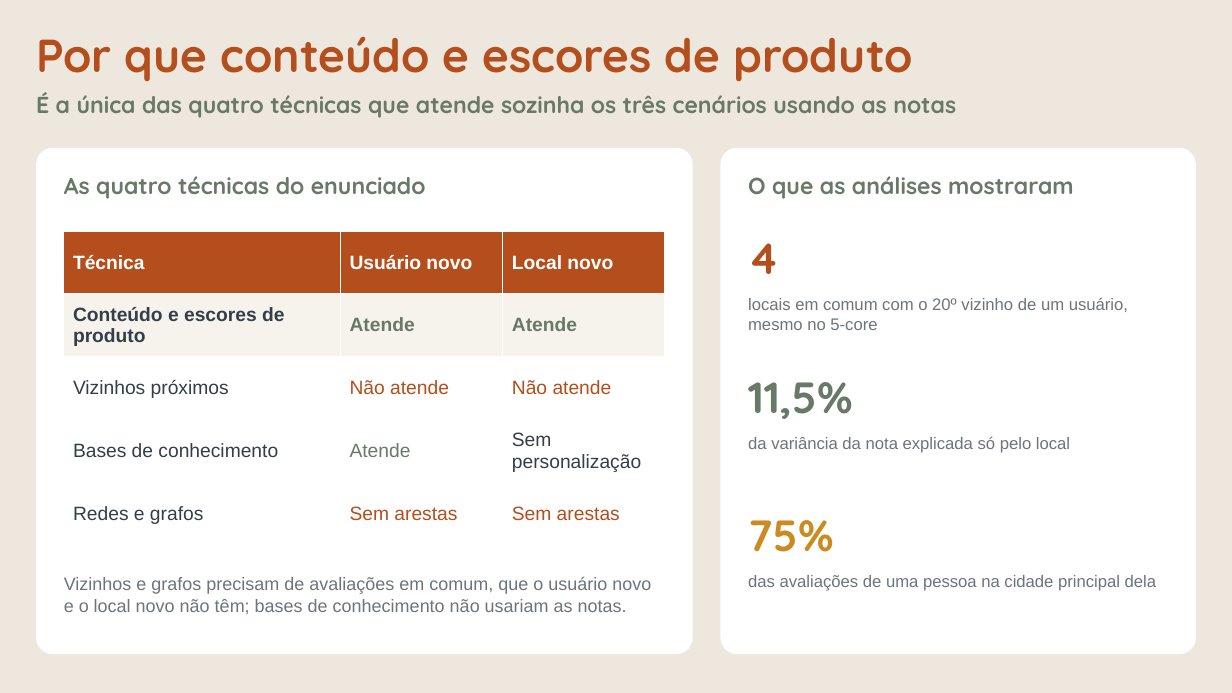
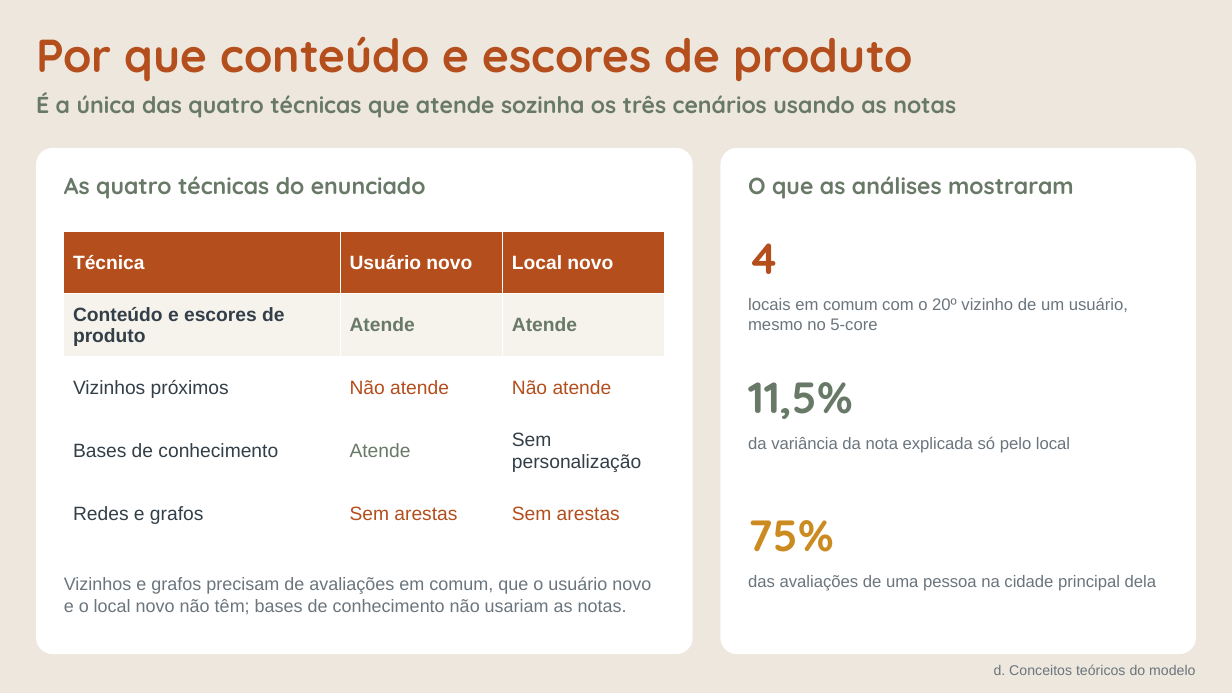
Before and after one commit to Chelughini/sistema-recomendacao-t1, a slide deck: slide 7 of apresentacao/T1_Sistema_Recomendacao.pptx (slide 6 before the commit). Drawn at 1232x693 pixels with LibreOffice and Linux fonts; fonts in the diff are those of the drawing. Boxes give left, top, right and bottom in pixels: in the first picture for what was removed or moved away, otherwise in the second. Text is boxed around its words. In the diff, an @@ line names an element or a change of style, - is before the commit and + after.

```diff
--- a/apresentacao/T1_Sistema_Recomendacao.pptx
+++ b/apresentacao/T1_Sistema_Recomendacao.pptx
@@ text added at (994, 664, 1195, 675), 11 pt, text #6B757D @@
+d. Conceitos teóricos do modelo
```
Also in this commit, not shown: 19 other slides changed, 9 slides added, 2 slides removed, 4 other files.
